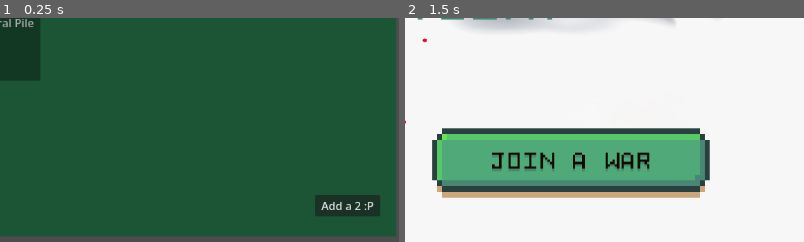
Above: before the commit, frames 1-2 (left to right).
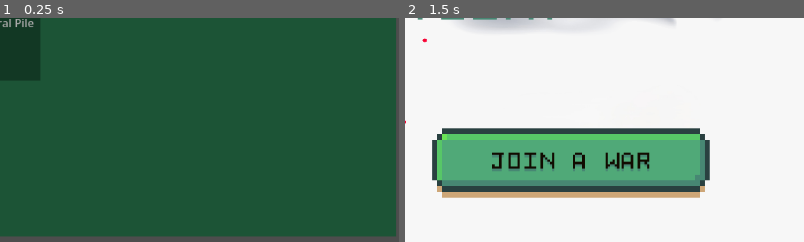
Above: after the commit, the same moments.

Repository: spicywheatbread/art-of-egyptian-war
Game: Godot game, scene res://Assets/Scenes/Game.tscn
Two runs of this game, one before a commit and one after it. Both use one fixed random seed, a clock stepped at 60 frames per second and the inputs below. This scene is started directly instead of the project's main scene.
Inputs (mouse positions are % of the whole screen's width and height, from its top left):
- Up to frame 1 (0.25 s): no input
- Up to frame 2 (1.5 s): click (94, 92) at 0.5 s, where only the run before the commit has a clickable "Add a 2 :P"; click "Login & Init Game" at 1.25 s
The pictures show only the part of the screen within x 50-100%, y 50-100%; the shares and areas given below are measured in that part.

The runs differ from the first frame. In frame 1, 1.5% of the frame differs, in the area x 78-96%, y 79-89%; in frame 2, nothing differs.

Commit message:
Add lastAction to session for client context

Diff:
--- a/Assets/Scenes/Game.tscn
+++ b/Assets/Scenes/Game.tscn
@@ -18,13 +18,7 @@
 
 [node name="Game" type="Node2D" unique_id=156695613]
 script = ExtResource("1_owchf")
-
-[node name="Add2 Button" type="Button" parent="." unique_id=809785790]
-offset_left = 1031.0
-offset_top = 580.0
-offset_right = 1125.0
-offset_bottom = 611.0
-text = "Add a 2 :P"
+card_tscn = ExtResource("3_ltsxh")
 
 [node name="Background" type="Sprite2D" parent="." unique_id=1555052404]
 z_index = -5
@@ -98,7 +92,5 @@
 disabled = true
 text = "Start Game"
 
-[node name="Cards" type="Node2D" parent="." unique_id=1574369884]
-
 [connection signal="pressed" from="Init Game" to="." method="_on_button_pressed"]
 [connection signal="pressed" from="Start Game" to="." method="_on_start_game_pressed"]
--- a/Assets/Scripts/card.gd
+++ b/Assets/Scripts/card.gd
@@ -62,7 +62,7 @@
 	self.rank = Rank.ACE
 	self.suit = Suit.SPADES
 	self.card_name = "Uninitialized Card"
-	$Sprite2d.texture = load("res://Assets/Images/Cards/card_back.png")
+	$Sprite2D.texture = load("res://Assets/Images/Cards/card_back.png")
 
 func setup(suit: Suit, rank: Rank) -> void:
 	self.rank = rank
--- a/Assets/Scripts/main_game.gd
+++ b/Assets/Scripts/main_game.gd
@@ -19,7 +19,9 @@
 	pass
 
 func _on_game_state (payload: Dictionary):
-	pass
+	var state = payload["room"]["public"]
+	var last_action = state["lastAction"]
+	var players = state["players"]
 
 func _on_lobby_state(payload: Dictionary):
 	var l = payload["lobby"]
@@ -59,6 +61,12 @@
 	NetworkClient.leave_lobby()
 	NetworkClient.create_lobby()
 
+func create_cards():
+	for suit in Card.Suit.values():
+		for rank in Card.Rank.values():
+			var new_card = card_tscn.instantiate()
+			new_card.setup_blank()
+			$"Center Pile".add_child(new_card)
 
 func _on_start_game_pressed() -> void:
 	NetworkClient.start_game()
Binary file changed: Assets/Images/Cards/card_back.png
Not shown, changed: Assets/Images/Cards/card_back.png.import
Not shown, changed: server/src/gameLoop.ts
Not shown, changed: server/src/index.ts
Not shown, changed: server/src/protocol/gameState.ts
